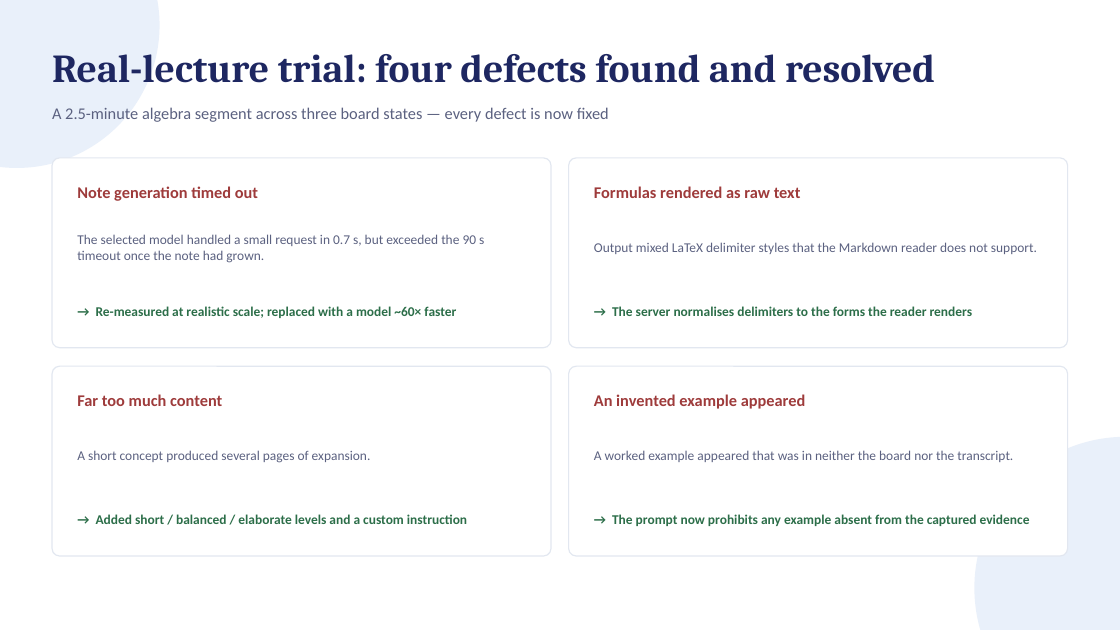
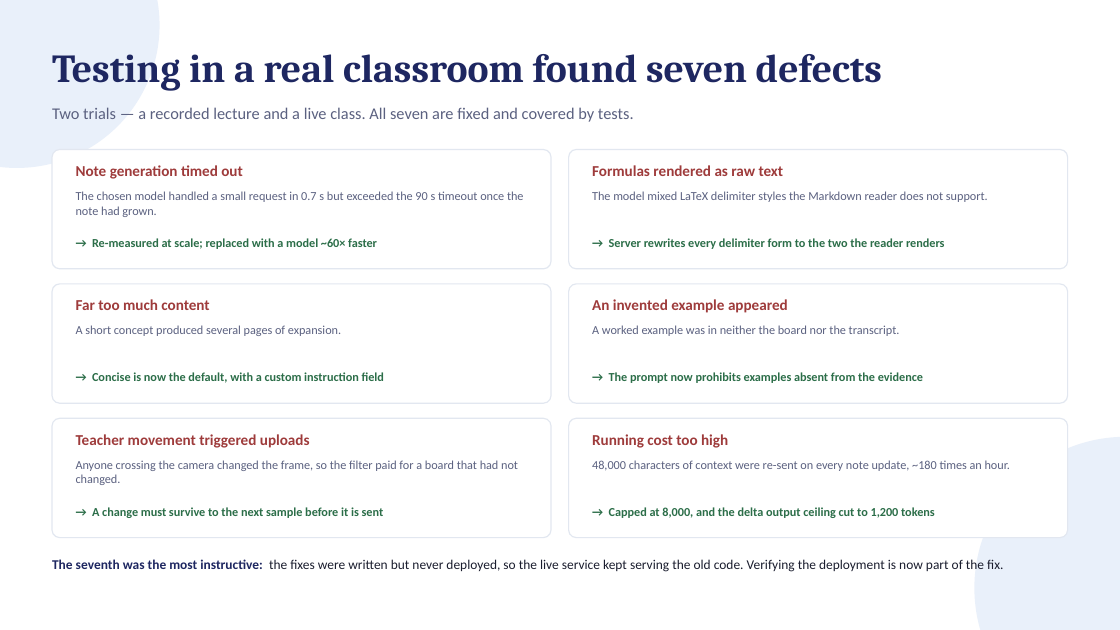
Before and after one commit to tejasthimmaiahkk-ui/VoxBoX, a slide deck: slide 12 of outputs/VoxBox_Review1_Scope.pptx. Drawn at 1120x630 pixels with LibreOffice and Linux fonts; fonts in the diff are those of the drawing; background and template pictures are left out. Boxes give left, top, right and bottom in pixels: in the first picture for what was removed or moved away, otherwise in the second. Text is boxed around its words. In the diff, an @@ line names an element or a change of style, - is before the commit and + after.

```diff
--- a/outputs/VoxBox_Review1_Scope.pptx
+++ b/outputs/VoxBox_Review1_Scope.pptx
@@ text at bbox=[52, 54, 882, 91]: text changed @@
-Real-lecture trial: four defects found and resolved
+Testing in a real classroom found seven defects
@@ text at bbox=[52, 107, 634, 122]: text changed @@
-A 2.5-minute algebra segment across three board states — every defect is now fixed
+Two trials — a recorded lecture and a live class. All seven are fixed and covered by tests.
@@ rounded rectangle: place and size @@
-rounded rectangle at bbox=[52, 158, 551, 348]
+rounded rectangle at bbox=[52, 150, 551, 269]
@@ text "Note generation timed out": place and size @@
-text "Note generation timed out" at bbox=[77, 186, 258, 201]
+text "Note generation timed out" at bbox=[76, 165, 242, 179]
@@ rounded rectangle: place and size @@
-rounded rectangle at bbox=[569, 158, 1068, 348]
+rounded rectangle at bbox=[569, 150, 1068, 269]
@@ text "Formulas rendered as raw text": place and size @@
-text "Formulas rendered as raw text" at bbox=[594, 186, 801, 198]
+text "Formulas rendered as raw text" at bbox=[592, 165, 784, 176]
@@ text at bbox=[76, 191, 524, 217]: text changed; size 11.5 to 10.5 pt @@
-The selected model handled a small request in 0.7 s, but exceeded the 90 s timeout once the note had grown.
+The chosen model handled a small request in 0.7 s but exceeded the 90 s timeout once the note had grown.
@@ text at bbox=[592, 191, 988, 202]: text changed; size 11.5 to 10.5 pt @@
-Output mixed LaTeX delimiter styles that the Markdown reader does not support.
+The model mixed LaTeX delimiter styles the Markdown reader does not support.
@@ text at bbox=[92, 238, 377, 249]: text changed; size 11.5 to 10.5 pt @@
-→ Re-measured at realistic scale; replaced with a model ~60× faster
+→ Re-measured at scale; replaced with a model ~60× faster
@@ text at bbox=[609, 238, 945, 249]: text changed; size 11.5 to 10.5 pt @@
-→ The server normalises delimiters to the forms the reader renders
+→ Server rewrites every delimiter form to the two the reader renders
@@ rounded rectangle: place and size @@
-rounded rectangle at bbox=[52, 366, 551, 556]
+rounded rectangle at bbox=[52, 284, 551, 403]
@@ size 14 to 13 pt; vertical alignment middle to top in 4 elements at bbox=[592, 165, 784, 176], bbox=[76, 165, 242, 179], bbox=[592, 299, 788, 313], bbox=[76, 299, 209, 310] @@
@@ text "Far too much content": place and size @@
-text "Far too much content" at bbox=[77, 394, 222, 406]
+text "Far too much content" at bbox=[76, 299, 209, 310]
@@ proportions changed in 4 elements at bbox=[52, 150, 551, 269], bbox=[569, 150, 1068, 269], bbox=[52, 284, 551, 403], bbox=[569, 284, 1068, 403] @@
@@ rounded rectangle: place and size @@
-rounded rectangle at bbox=[569, 366, 1068, 556]
+rounded rectangle at bbox=[569, 284, 1068, 403]
@@ text "An invented example appeared": place and size @@
-text "An invented example appeared" at bbox=[594, 394, 806, 409]
+text "An invented example appeared" at bbox=[592, 299, 788, 313]
@@ text "A short concept produced several ...": place and size @@
-text "A short concept produced several ..." at bbox=[77, 450, 371, 463]
+text "A short concept produced several ..." at bbox=[76, 325, 341, 336]
@@ text "A short concept produced several ..." at bbox=[76, 325, 341, 336]: size 11.5 to 10.5 pt; vertical alignment middle to top @@
@@ text at bbox=[592, 325, 900, 336]: text changed; size 11.5 to 10.5 pt @@
-A worked example appeared that was in neither the board nor the transcript.
+A worked example was in neither the board nor the transcript.
@@ vertical alignment middle to top in 7 elements at bbox=[76, 191, 524, 217], bbox=[92, 238, 377, 249], bbox=[592, 191, 988, 202], bbox=[592, 325, 900, 336], bbox=[609, 372, 923, 383], bbox=[609, 238, 945, 249], bbox=[92, 372, 384, 383] @@
@@ text at bbox=[92, 372, 384, 383]: text changed; size 11.5 to 10.5 pt @@
-→ Added short / balanced / elaborate levels and a custom instruction
+→ Concise is now the default, with a custom instruction field
@@ text at bbox=[609, 372, 923, 383]: text changed; size 11.5 to 10.5 pt @@
-→ The prompt now prohibits any example absent from the captured evidence
+→ The prompt now prohibits examples absent from the evidence
@@ rounded rectangle added at bbox=[52, 418, 551, 538], fill #FFFFFF, outline #E2E7F0 1 pt @@
@@ rounded rectangle added at bbox=[569, 418, 1068, 538], fill #FFFFFF, outline #E2E7F0 1 pt @@
@@ text added at bbox=[76, 434, 310, 448], 13 pt, text #9E3B3B, bold @@
+Teacher movement triggered uploads
@@ text added at bbox=[592, 434, 728, 448], 13 pt, text #9E3B3B, bold @@
+Running cost too high
@@ text added at bbox=[76, 460, 518, 485], 10.5 pt, text #5B6180 @@
+Anyone crossing the camera changed the frame, so the filter paid for a board that had not changed.
@@ text added at bbox=[592, 460, 1010, 471], 10.5 pt, text #5B6180 @@
+48,000 characters of context were re-sent on every note update, ~180 times an hour.
@@ text added at bbox=[92, 507, 384, 518], 10.5 pt, text #2C6E49, bold @@
+→ A change must survive to the next sample before it is sent
@@ text added at bbox=[609, 507, 935, 518], 10.5 pt, text #2C6E49, bold @@
+→ Capped at 8,000, and the delta output ceiling cut to 1,200 tokens
@@ text added at bbox=[52, 559, 1003, 572], 11.5 pt, text #1A1D2E @@
+The seventh was the most instructive: the fixes were written but never deployed, so the live service kept serving the old code. Verifying the deployment is now part of the fix.
```
Also in this commit, not shown: 2 other slides changed, 1 other file.
